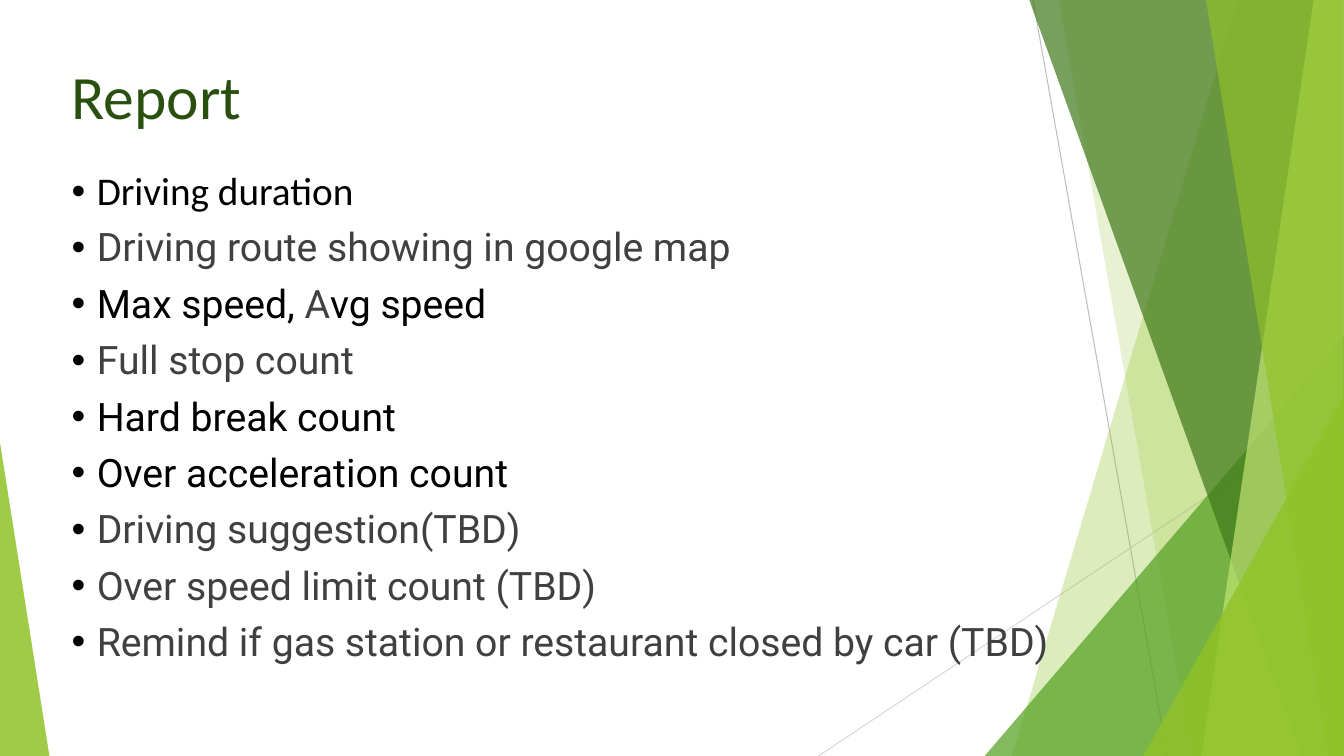
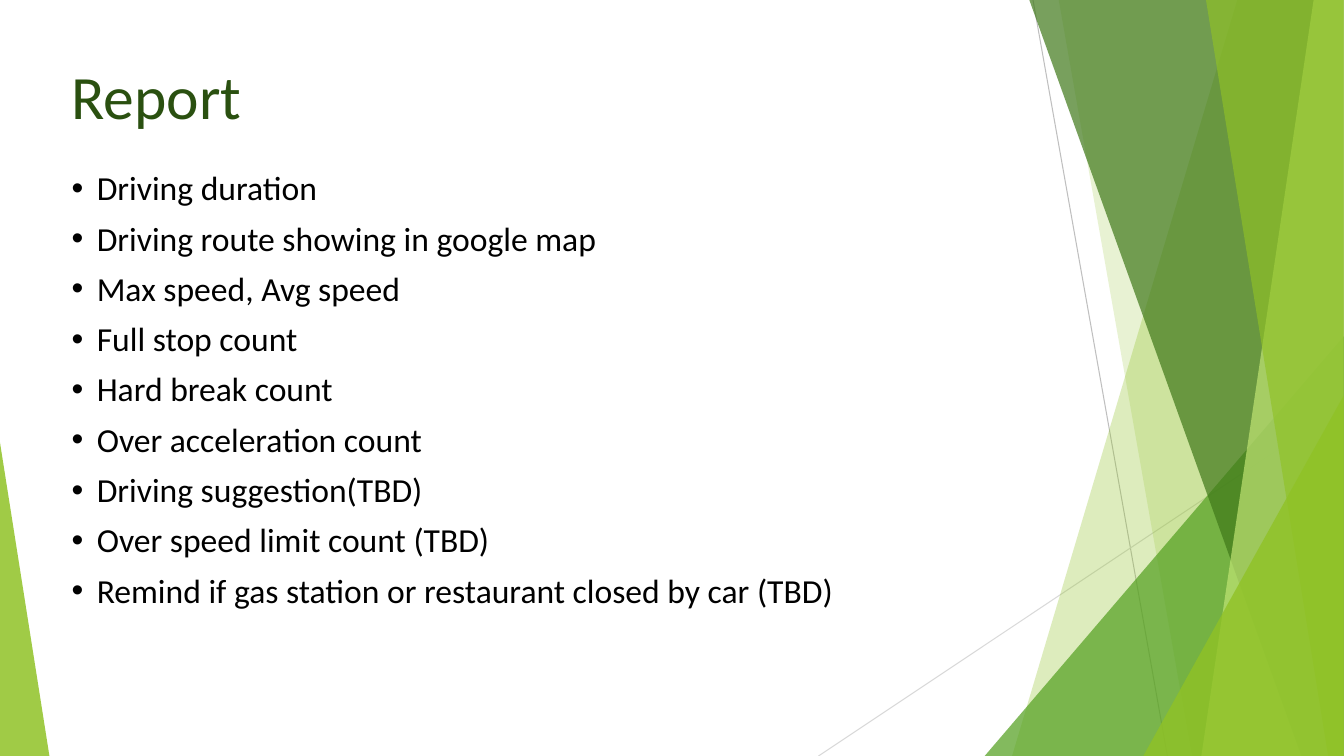
Before and after one commit to uml-ubicomp-2016-spring/ubicomp16-Driving-Behavior-Analysis, a slide deck: slide 6 of docs/ubicomp.pptx. Drawn at 1344x756 pixels with LibreOffice and Linux fonts; fonts in the diff are those of the drawing. Boxes give left, top, right and bottom in pixels: in the first picture for what was removed or moved away, otherwise in the second. Text is boxed around its words. In the diff, an @@ line names an element or a change of style, - is before the commit and + after.

```diff
--- a/docs/ubicomp.pptx
+++ b/docs/ubicomp.pptx
@@ text "Driving duration" at bbox=[97, 176, 833, 609]: size 28 to 24 pt, font Roboto to Calibri; text colour #404040 to #000000 in "Driving route showing in google map", "Avg", "Full stop count", "Driving suggestion(TBD)" and 2 more places @@
```
Also in this commit, not shown: 2 other slides changed.
